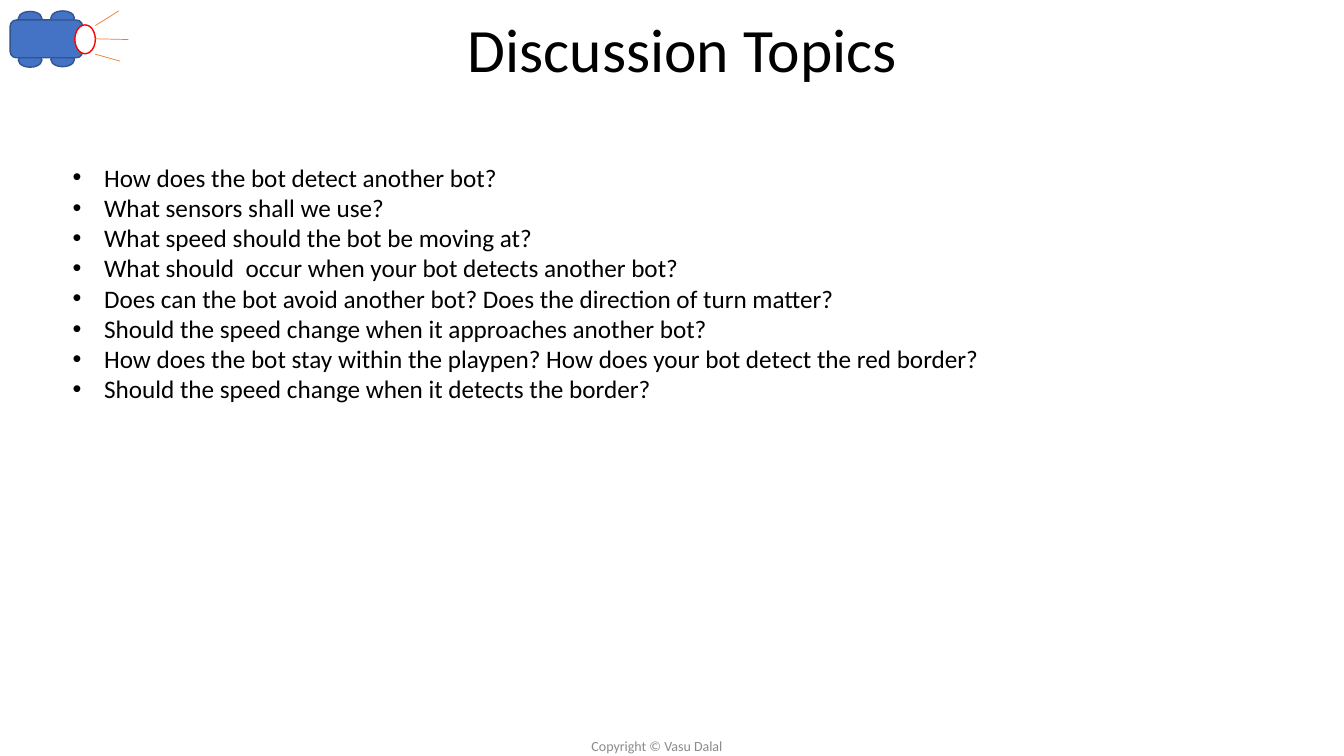
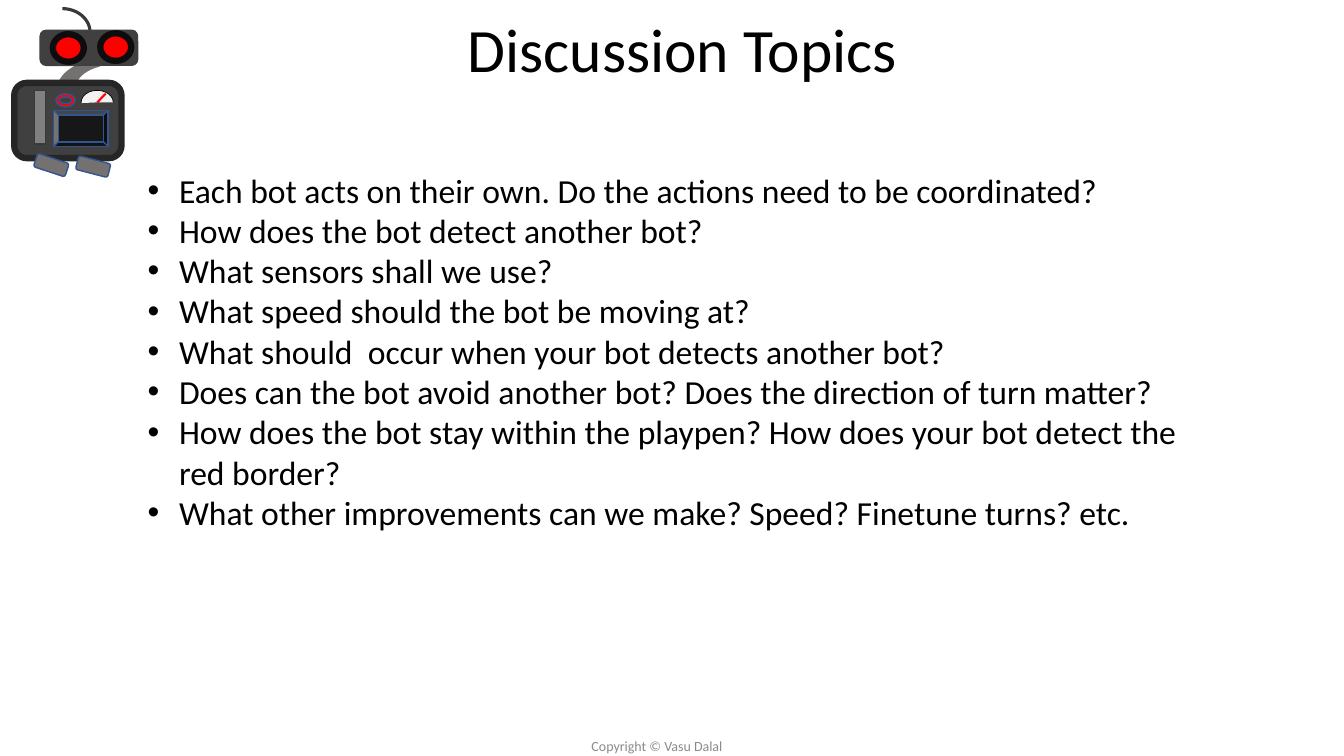
Before and after one commit to vdalal/lego-ev3, a slide deck: slide 8 of Introduction to Lego EV3-v0.2.pptx. Drawn at 1344x756 pixels with LibreOffice and Linux fonts; fonts in the diff are those of the drawing. Boxes give left, top, right and bottom in pixels: in the first picture for what was removed or moved away, otherwise in the second. Text is boxed around its words. In the diff, an @@ line names an element or a change of style, - is before the commit and + after.

```diff
--- a/Introduction to Lego EV3-v0.2.pptx
+++ b/Introduction to Lego EV3-v0.2.pptx
@@ rounded rectangle: place and size @@
-rounded rectangle at [10,20,83,58]
+rounded rectangle at [40,30,138,66]
@@ rounded rectangle at [40,30,138,66]: fill #4472C4 to #404040; outline #325491 1 pt to #404040 1 pt @@
@@ ellipse: place and size @@
-ellipse at [75,25,95,54]
+ellipse at [52,34,84,62]
@@ ellipse at [52,34,84,62]: fill #FFFFFF to #FF0000; outline #FF0000 1 pt to #0D0D0D 4.5 pt @@
@@ group removed at [18,11,128,68]: 3 ellipses, 3 lines @@
@@ ellipse: place and size @@
-ellipse at [50,52,74,67]
+ellipse at [100,33,131,60]
@@ ellipse at [100,33,131,60]: fill #4472C4 to #FF0000; outline #325491 1 pt to #0D0D0D 4.5 pt @@
@@ group added at [14,9,138,177]: 6 arc (boxed as its full ellipse)s, 3 rounded rectangles, 1 line, 1 rectangle, 1 bevel, 1 donut @@
@@ text "Each bot acts on their ...": place and size @@
-text "Each bot acts on their ..." at [104,169,978,403]
+text "Each bot acts on their ..." at [179,179,1176,531]
@@ text at [179,179,1096,204]: paragraph added @@
+• Each bot acts on their own. Do the actions need to be coordinated?
@@ text at [179,219,1176,486]: size 18 to 24 pt in "How does the bot detect another bot?", "What sensors shall we use?", "What speed should the bot be moving ...", "What should occur when your bot detects ..." and 2 more places @@
@@ text at [104,320,707,343]: paragraph removed @@
-• Should the speed change when it approaches another bot?
@@ text at [179,501,1129,531]: text changed; size 18 to 24 pt @@
-• Should the speed change when it detects the border?
+• What other improvements can we make? Speed? Finetune turns? etc.
```
Also in this commit, not shown: 21 other slides changed, 1 slide removed.
